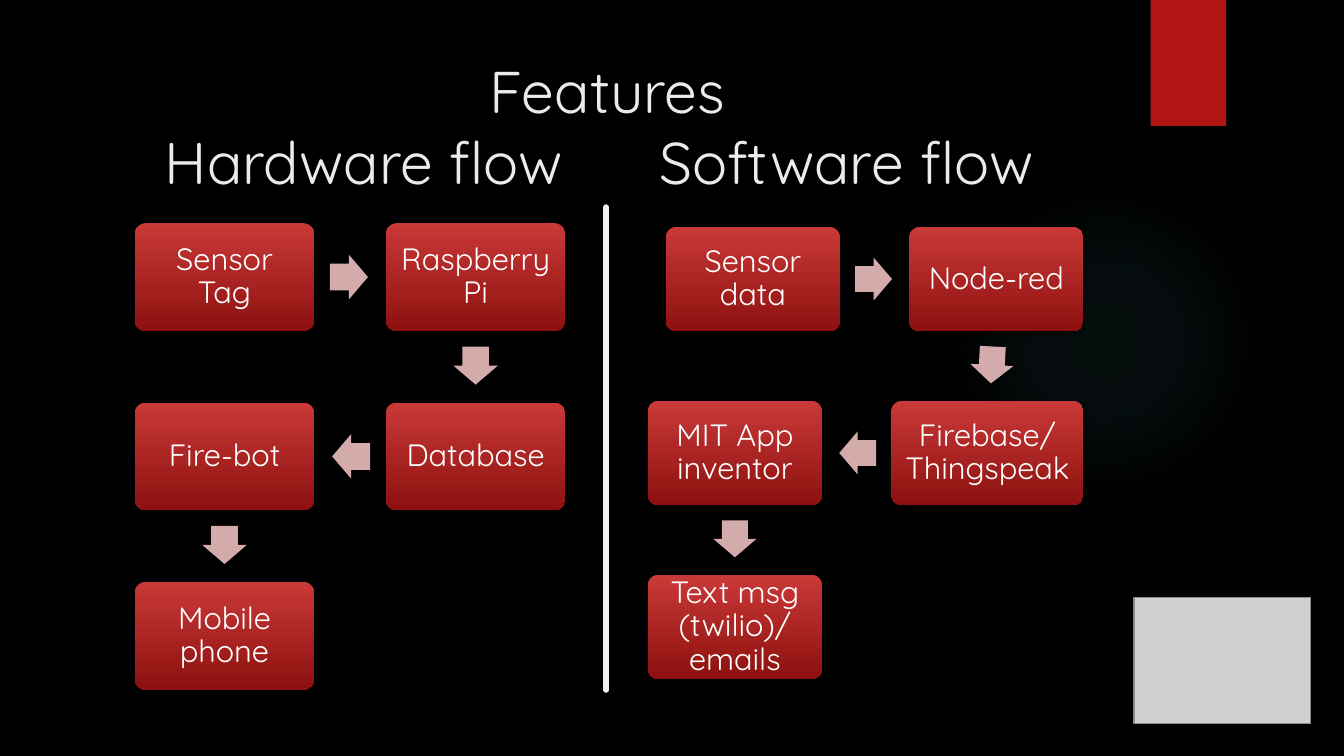
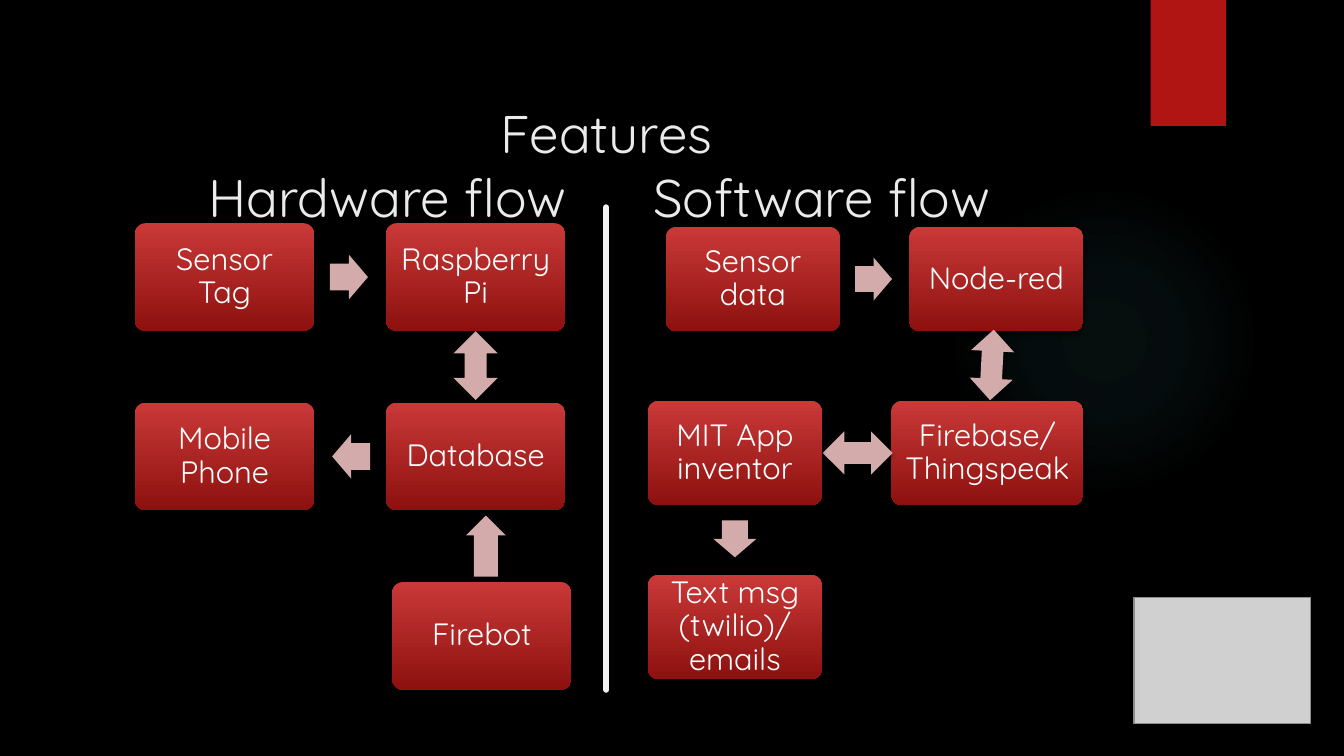
Before and after one commit to Sandhie177/UMKC_Hackathon_Fall_2018_IoT_Group_2, a slide deck: slide 3 of Documentation/IOT-SMART-HOME-Firebot-and-light-automation.pptx. Drawn at 1344x756 pixels with LibreOffice and Linux fonts; fonts in the diff are those of the drawing; grey boxes stand for pictures; background and template pictures are left out. Boxes give left, top, right and bottom in pixels: in the first picture for what was removed or moved away, otherwise in the second. Text is boxed around its words. In the diff, an @@ line names an element or a change of style, - is before the commit and + after.

Commit message:
flow

```diff
--- a/Documentation/IOT-SMART-HOME-Firebot-and-light-automation.pptx
+++ b/Documentation/IOT-SMART-HOME-Firebot-and-light-automation.pptx
@@ title "Features Hardware flow Software flow": place and size @@
-title "Features Hardware flow Software flow" at <box>165,72,1034,185</box>
+title "Features Hardware flow Software flow" at <box>208,116,990,232</box>
@@ title "Features Hardware flow Software flow" at <box>208,116,990,232</box>: size 42 to 37.8 pt @@
@@ left right arrow added at <box>969,329,1016,402</box>, fill #D4ACAB @@
@@ right arrow removed at <box>454,347,498,385</box> @@
@@ left right arrow added at <box>454,332,498,400</box>, fill #D4ACAB @@
@@ right arrow removed at <box>970,346,1015,385</box> @@
@@ text removed at <box>169,443,280,467</box> @@
-Fire-bot
@@ text at <box>178,426,271,484</box>: text changed @@
-Mobile phone
+Mobile Phone
@@ left right arrow added at <box>823,432,892,475</box>, fill #D4ACAB @@
@@ right arrow removed at <box>840,432,877,475</box> @@
@@ right arrow: place and size @@
-right arrow at <box>203,526,247,565</box>
+right arrow at <box>466,516,507,577</box>
@@ right arrow at <box>466,516,507,577</box>: mirrored @@
@@ rounded rectangle: place and size @@
-rounded rectangle at <box>135,582,315,690</box>
+rounded rectangle at <box>392,582,572,690</box>
@@ text added at <box>432,622,531,646</box>, 22 pt, text #FFFFFF @@
+Firebot
```
Also in this commit, not shown: 1 other slide changed, 1 other file.
